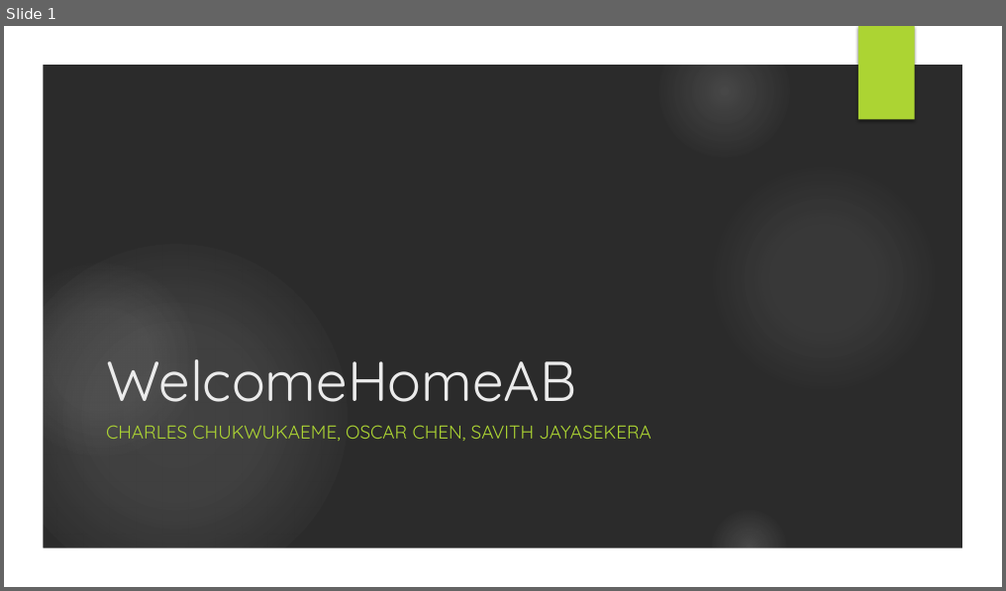
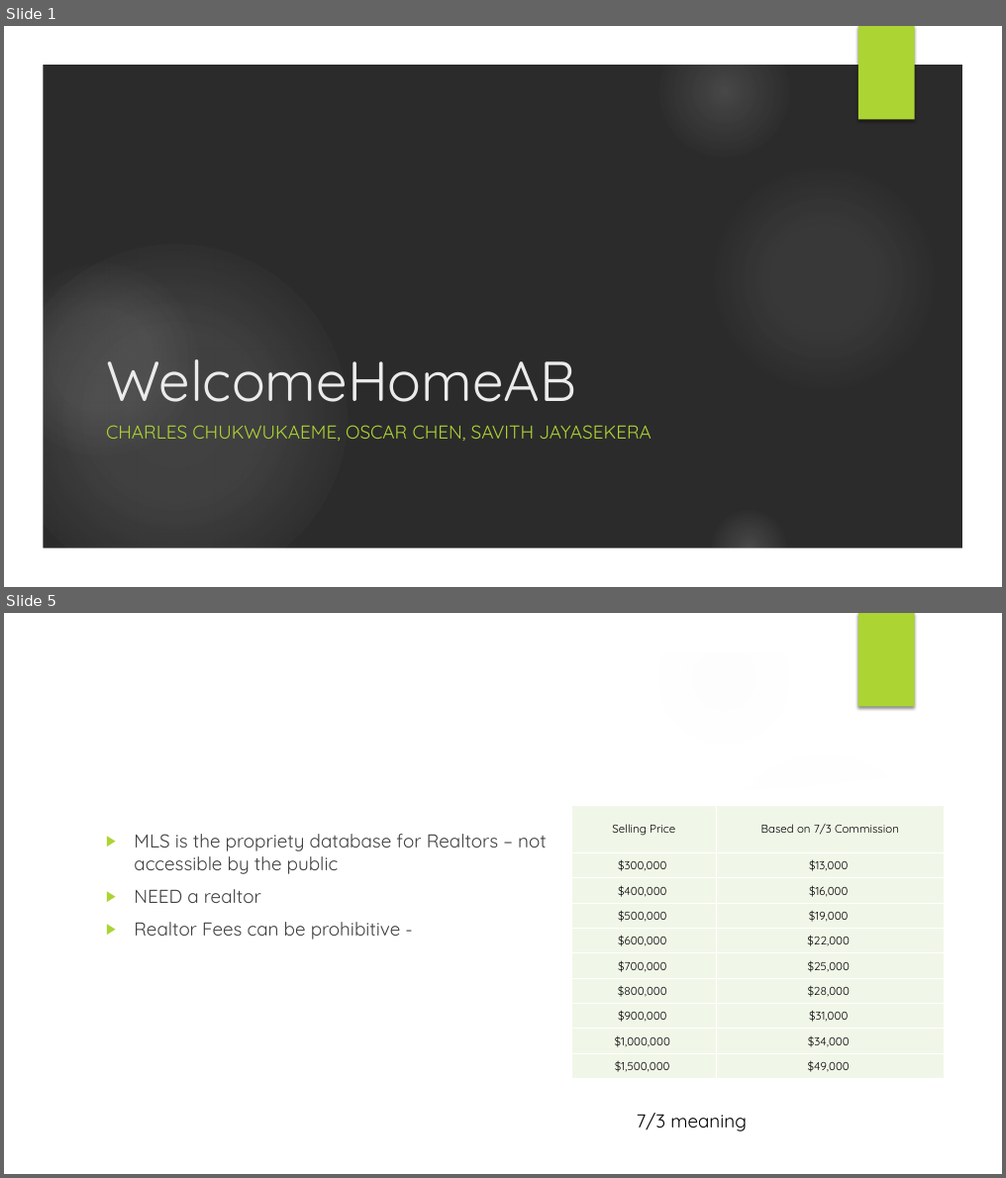
Before and after one commit to savithcj/HouseListingAB, a slide deck: Presentation/WelcomeHomeAB.pptx. Shown one above the other, each under a label of ours: slide 1 before the commit, slides 1 and 5 after it; the slides between them are not shown. The pictures are 1006x591 and 1006x1178 pixels, drawn with LibreOffice and Linux fonts; fonts in the diff are those of the drawing; background and template pictures are left out; a plain dark background stands for a picture behind light text. Boxes give left, top, right and bottom in pixels: in the first picture for what was removed or moved away, otherwise in the second. Text is boxed around its words. In the diff, an @@ line names an element or a change of style, - is before the commit and + after.

```diff
--- a/Presentation/WelcomeHomeAB.pptx
+++ b/Presentation/WelcomeHomeAB.pptx
@@ slide 5 added at (4,613,1002,1174), background picture (left out); not listed: 7 template elements that a slide beside it also shows @@
@@ freeform shape added at (698,738,971,819), fill #FFFFFF at 20% opacity @@
@@ freeform shape added at (42,765,964,1137), fill #FFFFFF @@
@@ table added at (571,805,944,1079), 10 rows, 2 columns @@
+Selling Price | Based on 7/3 Commission
+$300,000 | $13,000
+$400,000 | $16,000
+$500,000 | $19,000
+$600,000 | $22,000
+$700,000 | $25,000
+$800,000 | $28,000
+$900,000 | $31,000
+$1,000,000 | $34,000
+$1,500,000 | $49,000
@@ text added at (134,834,547,940), 18 pt, text #404040 @@
+▶ MLS is the propriety database for Realtors – not accessible by the public
+▶ NEED a realtor
+▶ Realtor Fees can be prohibitive -
@@ text added at (637,1113,746,1132), 18 pt, text #000000 @@
+7/3 meaning
```
Also in this commit, not shown: 1 slide changed, 5 other slides added, 8 other files.
